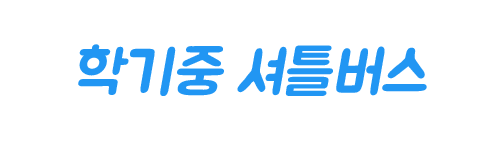
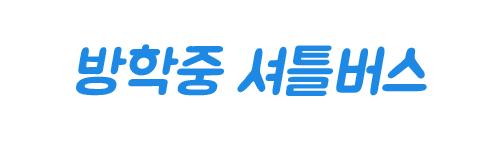
The second 500x144 image is a revision of the first. Changes to its layers:
renamed "학기중 셔틀버스" to "방학중 셔틀버스", painted on it over box(76, 44, 427, 96)
